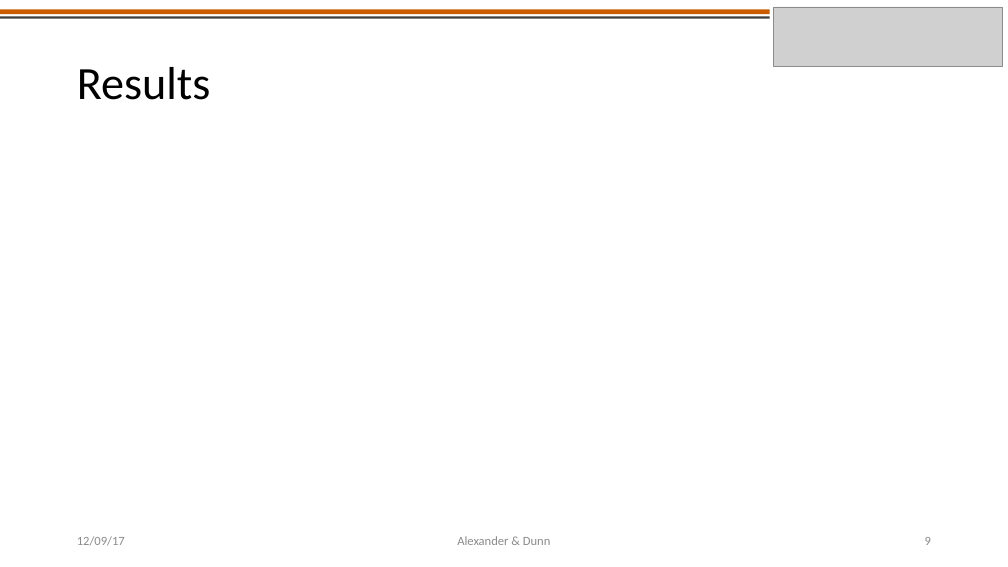
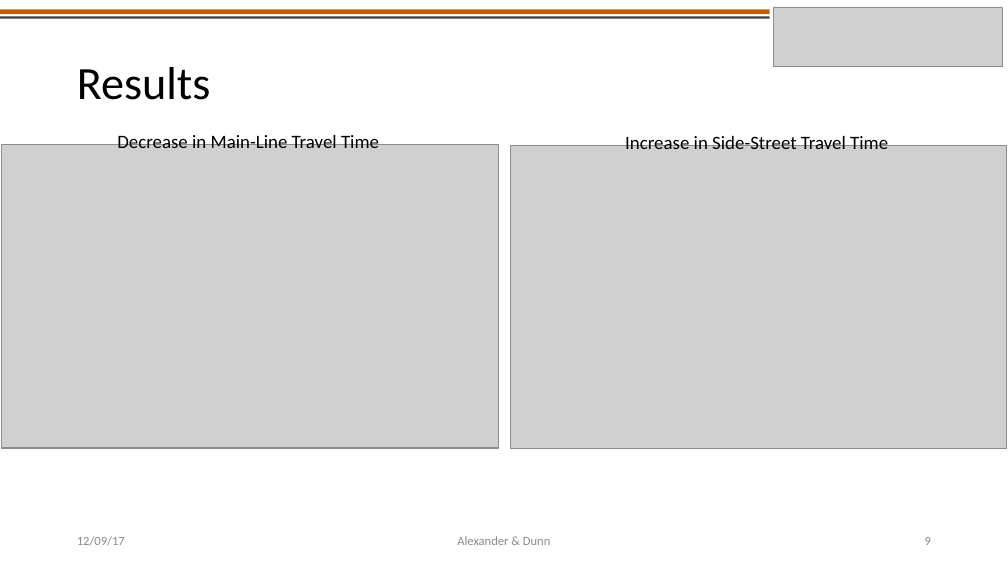
Before and after one commit to americalexander/mrFinishLine, a slide deck: slide 9 of CE391F_project_presentation_alexander_dunn.pptx. Drawn at 1008x567 pixels with LibreOffice and Linux fonts; fonts in the diff are those of the drawing; grey boxes stand for pictures. Boxes give left, top, right and bottom in pixels: in the first picture for what was removed or moved away, otherwise in the second. Text is boxed around its words. In the diff, an @@ line names an element or a change of style, - is before the commit and + after.

Commit message:
updated presentation

```diff
--- a/CE391F_project_presentation_alexander_dunn.pptx
+++ b/CE391F_project_presentation_alexander_dunn.pptx
@@ picture added at (2,146,499,448) @@
@@ picture added at (2,145,499,448) @@
@@ text added at (117,133,379,148), 18 pt, text #000000 @@
+Decrease in Main-Line Travel Time
@@ picture added at (510,146,1007,448) @@
@@ text added at (625,134,888,149), 18 pt, text #000000 @@
+Increase in Side-Street Travel Time
```
Also in this commit, not shown: 1 other file.
